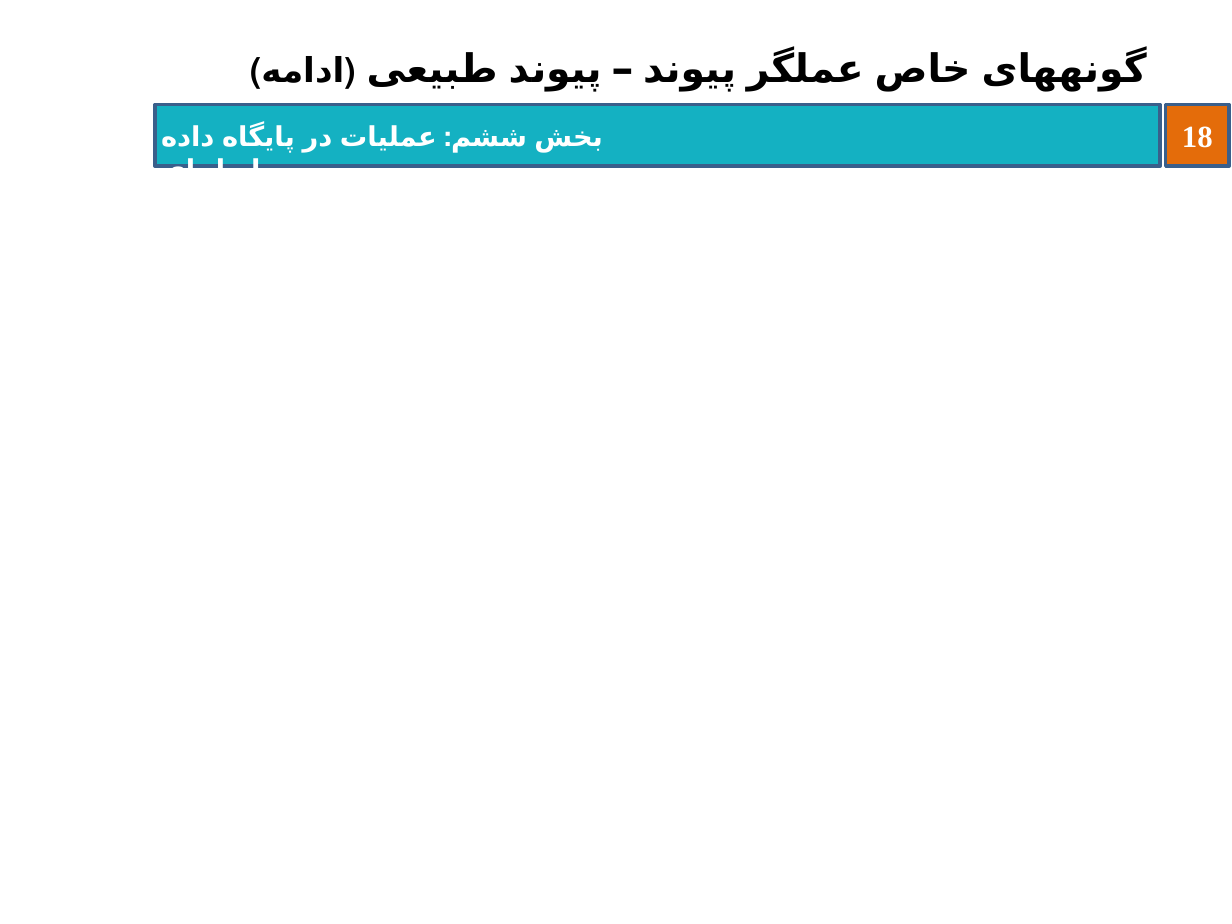
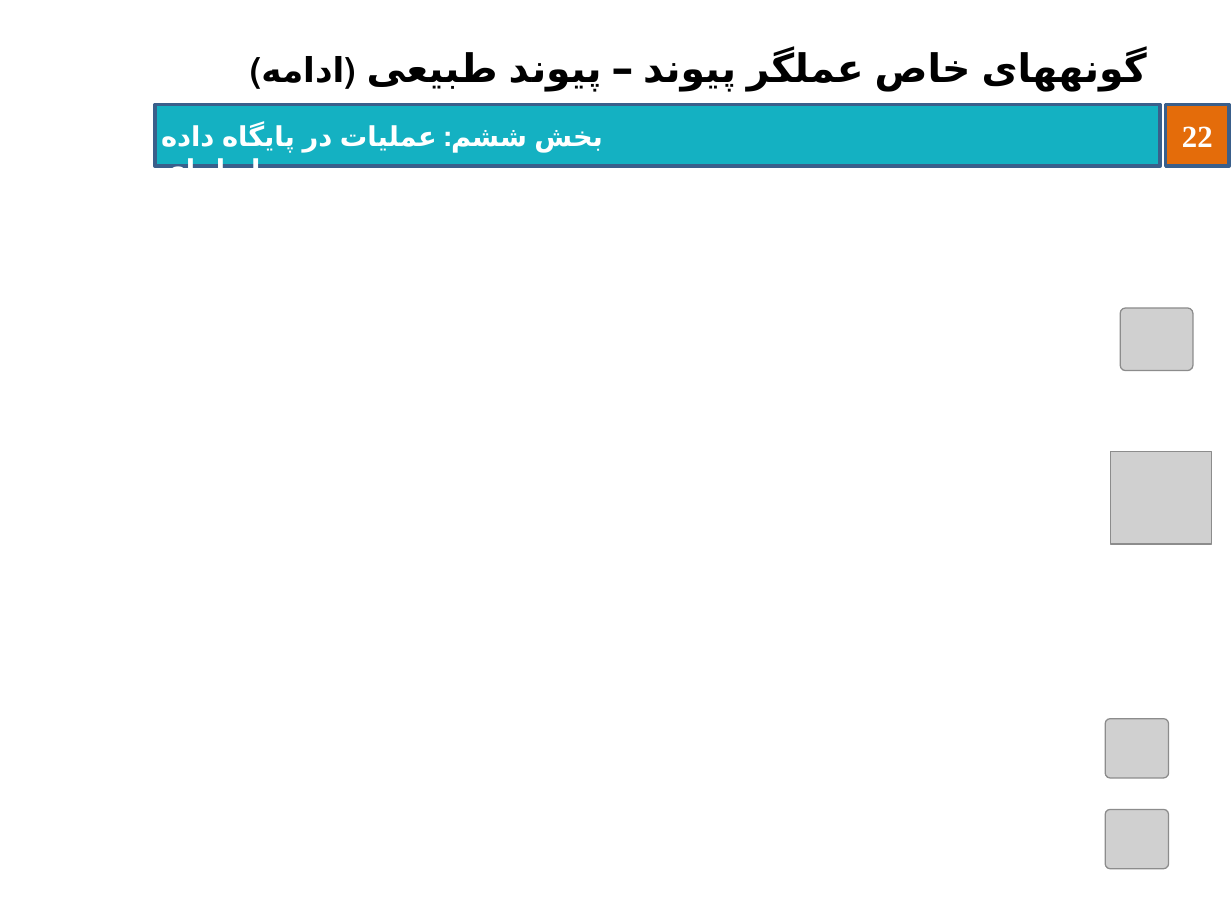
Before and after one commit to behnamhatami/DB-Slides, a slide deck: slide 22 of 6-DB-RDBOperations.pptx (slide 18 before the commit). Drawn at 1232x924 pixels with LibreOffice and Linux fonts; fonts in the diff are those of the drawing; grey boxes stand for pictures; background and template pictures are left out. Boxes give left, top, right and bottom in pixels: in the first picture for what was removed or moved away, otherwise in the second. Text is boxed around its words. In the diff, an @@ line names an element or a change of style, - is before the commit and + after.

```diff
--- a/6-DB-RDBOperations.pptx
+++ b/6-DB-RDBOperations.pptx
@@ page number at bbox=[1182, 126, 1213, 147]: text changed @@
-18
+22
@@ picture added at bbox=[1120, 308, 1193, 371] @@
@@ picture added at bbox=[1111, 452, 1212, 545] @@
@@ picture added at bbox=[1105, 718, 1169, 777] @@
@@ picture added at bbox=[1105, 809, 1169, 869] @@
```
Also in this commit, not shown: 17 other slides changed, 10 slides added, 1 slide removed.
